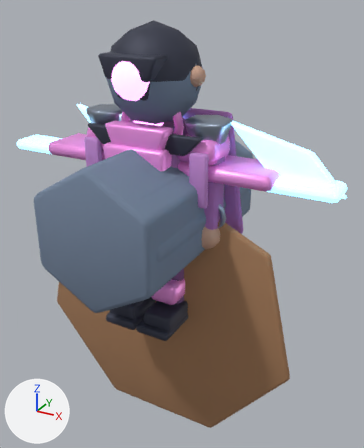
One commit to the Blender file assets-source/blender/characters/flyingBomber.blend: the scene before it, then after it.
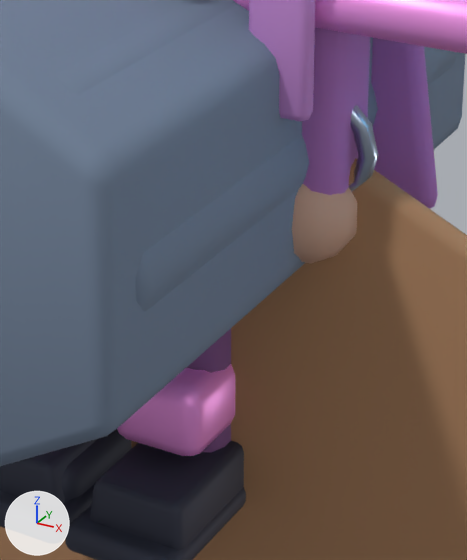
There are two pictures of each version: one whole from a 50 mm camera at (1.69, -2.72, 2.1) aimed at (0.12, 0.13, 0.67), one close up on the part from 32% to 69% of the width and 39% to 75% of the height. The lights are fixed; the arrows at lower left show +X, +Y and +Z. The older version's two pictures come first.

In view in the first close-up: 'LOD1_PROXY_body', 'LOD2_PROXY_body', 'arm.R', 'armPanel.R', 'bootSole.R', 'bootToe.L', 'bootToe.R', 'capePanel', 'glove.R', 'knee.R', 'weapon.shaft', 'wing.1.inner' and 4 more.
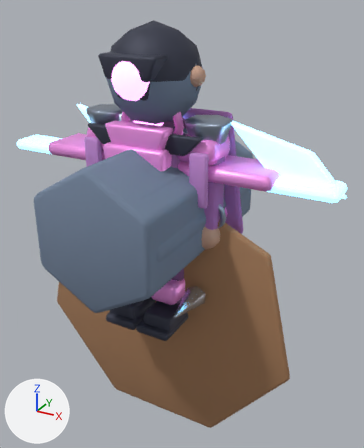
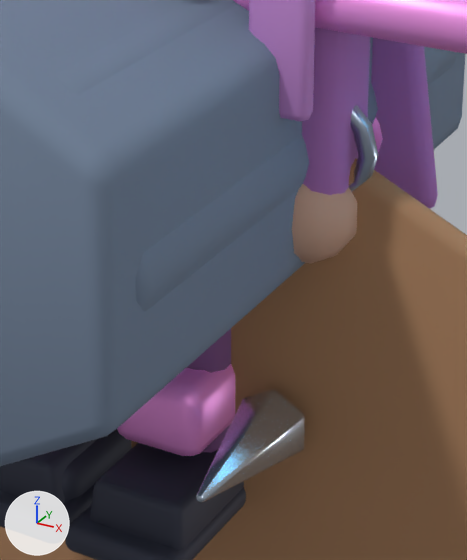
What differs and where, as boxes [x1, y1, x2, y2] in the close-ups (467 x 560 px):
'flightTalons.1', added
    after: [196, 390, 305, 502]
'flightBombPod.2', added (mostly hidden)
    after: [372, 117, 383, 152]

The change, as a list of edits to the scene's bpy script:
```text
Add mat_mat_flyingbomber_metallight:
    mat_mat_flyingbomber_metallight = principled_material('MAT_flyingBomber_metalLight')
    mat_mat_flyingbomber_metallight.base_color = (0.56, 0.66, 0.78)  # pale blue #c5d4e5
    mat_mat_flyingbomber_metallight.metallic = 0.9
    mat_mat_flyingbomber_metallight.roughness = 0.2
Add me_icosphere_401:
    me_icosphere_401.from_pydata(...)  # an icosphere of 80 faces spanning x -0.124..0.124, y -0.13..0.13, z -0.13..0.13
    me_icosphere_401.polygons.foreach_set('use_smooth', [True] * 80)
    me_icosphere_401.materials.append(mat_mat_flyingbomber_accent)  # pink #ffa0f3
Add me_cone_088:
    me_cone_088.from_pydata(...)  # a 6-sided cut cone along z (radius 0.08 at the low end, 0.01 at the high end) spanning x -0.069..0.069, y -0.08..0.08, z -0.15..0.15
    me_cone_088.polygons.foreach_set('use_smooth', [True] * 8)
    me_cone_088.materials.append(mat_mat_flyingbomber_metallight)  # pale blue #c5d4e5
Add ob_flightbombpod_2:
    ob_flightbombpod_2 = bpy.data.objects.new('flightBombPod.2', me_icosphere_401)
    ob_flightbombpod_2.location = (0.34, 0.3, 0.78)
    ob_flightbombpod_2.rotation_euler = (1.571, 0.0, 0.0)  # degrees (90, 0, 0)
    _m = ob_flightbombpod_2.modifiers.new('soft bevel', 'BEVEL')
    _m.width = 0.02
    _m.width_pct = 0.02
    _m.segments = 2
Add ob_flighttalons_1:
    ob_flighttalons_1 = bpy.data.objects.new('flightTalons.1', me_cone_088)
    ob_flighttalons_1.location = (0.34, -0.22, 0.26)
    ob_flighttalons_1.rotation_euler = (1.571, 0.0, 0.0)  # degrees (90, 0, 0)
    _m = ob_flighttalons_1.modifiers.new('soft bevel', 'BEVEL')
    _m.width = 0.0128
    _m.width_pct = 0.0128
    _m.segments = 2
```
